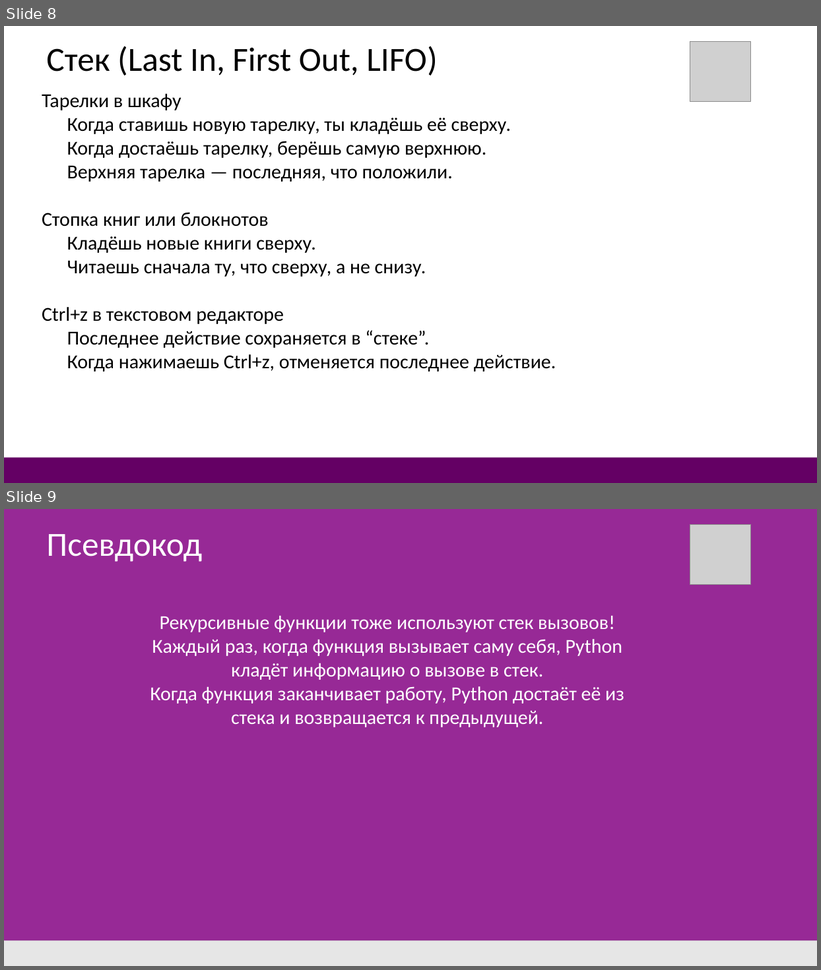
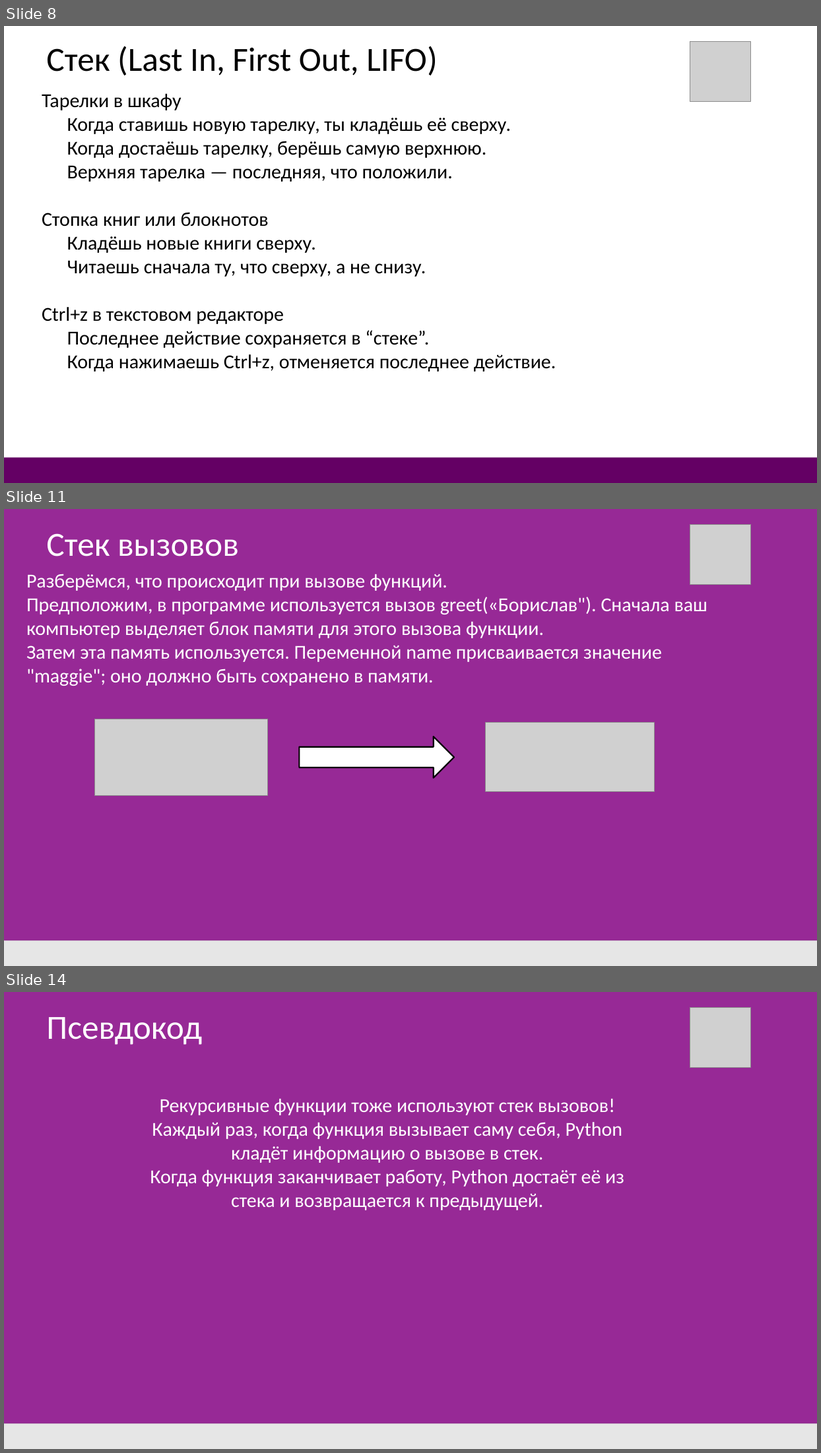
Before and after one commit to DonRobot-all/Algorithmic_training, a slide deck: 5. Рекурсия.pptx. Shown one above the other, each under a label of ours: slides 8 and 9 before the commit, slides 8, 11 and 14 after it; the slides between them are not shown. The pictures are 821x970 and 821x1453 pixels, drawn with LibreOffice and Linux fonts; fonts in the diff are those of the drawing; grey boxes stand for pictures. Boxes give left, top, right and bottom in pixels: in the first picture for what was removed or moved away, otherwise in the second. Text is boxed around its words. In the diff, an @@ line names an element or a change of style, - is before the commit and + after.

```diff
--- a/5. Рекурсия.pptx
+++ b/5. Рекурсия.pptx
@@ slide 11 added at box(4, 509, 817, 966), background #972996 @@
@@ picture added at box(690, 524, 751, 584) @@
@@ text added at box(46, 533, 239, 557), 48 pt, text #FFFFFF @@
+Стек вызовов
@@ text added at box(26, 574, 708, 686), 28 pt, text #FFFFFF @@
+Разберёмся, что происходит при вызове функций.
+Предположим, в программе используется вызов greet(«Борислав"). Сначала ваш компьютер выделяет блок памяти для этого вызова функции.
+Затем эта память используется. Переменной name присваивается значение
+"maggie"; оно должно быть сохранено в памяти.
@@ picture added at box(94, 719, 268, 795) @@
@@ picture added at box(486, 723, 655, 792) @@
@@ right arrow added at box(299, 737, 454, 778), fill #FFFFFF, outline #000000 2 pt @@
@@ rectangle added at box(4, 941, 817, 966), fill #E6E6E6 @@
@@ what was slide 9 is now slide 14 @@
```
Also in this commit, not shown: 5 other slides added, 11 other files.
